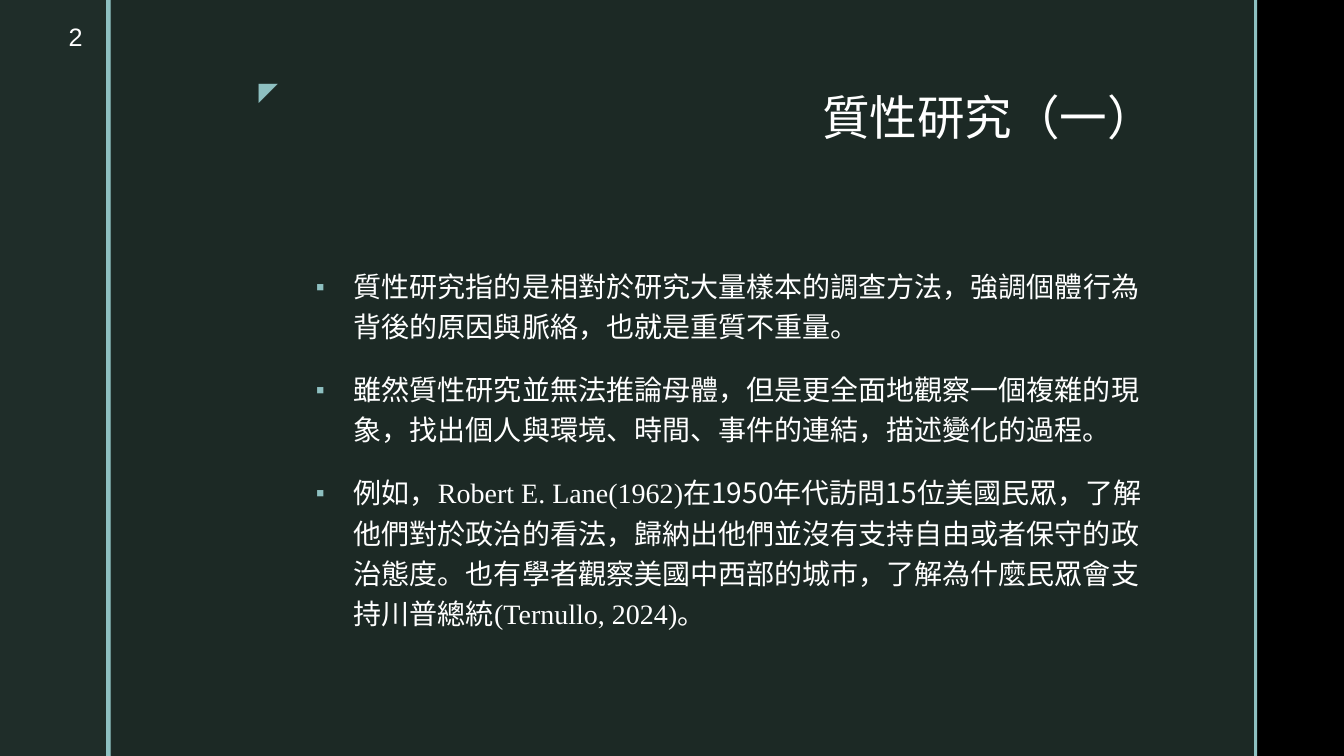
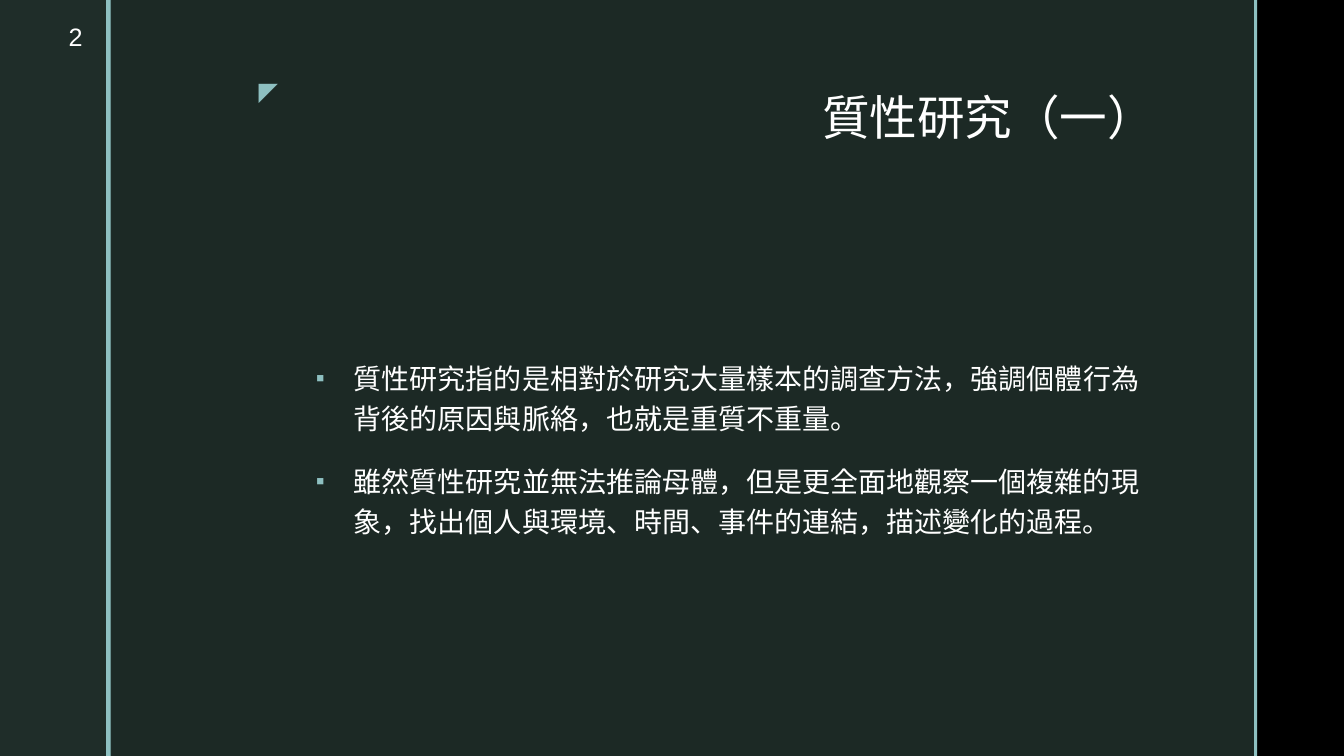
Before and after one commit to TsaiChiahung/PublicOpinion2026, a slide deck: slide 2 of 投影片/民意與調查Week12.pptx. Drawn at 1344x756 pixels with LibreOffice and Linux fonts; fonts in the diff are those of the drawing; background and template pictures are left out. Boxes give left, top, right and bottom in pixels: in the first picture for what was removed or moved away, otherwise in the second. Text is boxed around its words. In the diff, an @@ line names an element or a change of style, - is before the commit and + after.

```diff
--- a/投影片/民意與調查Week12.pptx
+++ b/投影片/民意與調查Week12.pptx
@@ text at <box>354,479,1141,630</box>: paragraph removed @@
-▪ 例如，Robert E. Lane(1962)在1950年代訪問15位美國民眾，了解他們對於政治的看法，歸納出他們並沒有支持自由或者保守的政治態度。也有學者觀察美國中西部的城市，了解為什麼民眾會支持川普總統(Ternullo, 2024)。
```
Also in this commit, not shown: 2 other slides changed, 18 slides added.
